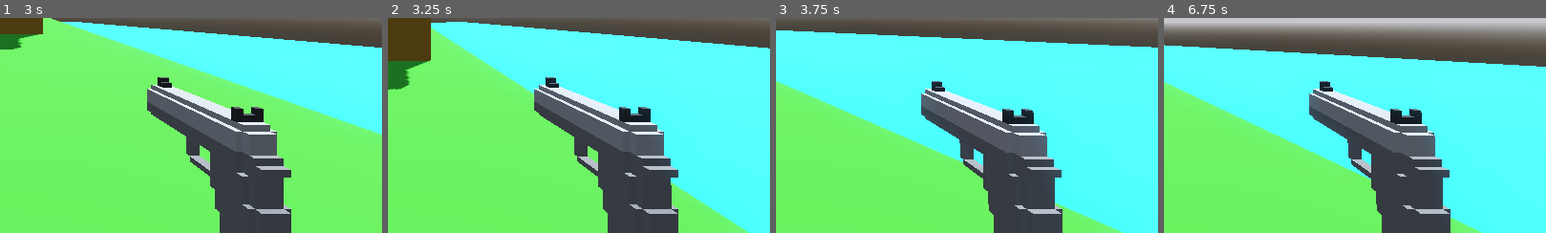
Above: before the commit, frames 1-4 (left to right).
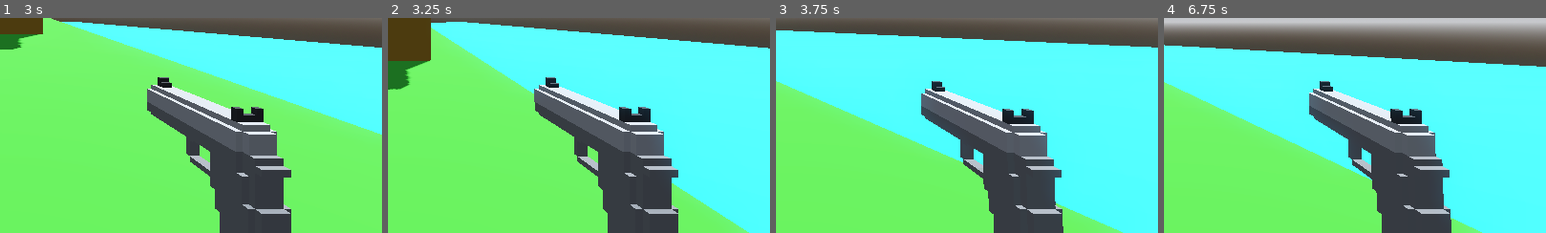
Above: after the commit, the same moments.

Repository: qdanq/Battle-duo
Game: Godot game, scene res://world.tscn
The game is run twice, just before and just after one commit, with the same random seed, the same clock (stepped at 60 frames per second) and the same inputs.
Inputs (mouse positions are % of the whole screen's width and height, from its top left):
- Up to frame 1 (3 s): tap Enter (ui_accept) at 0.5, 0.77, 1.52 s; move the mouse to (55, 50) at 0.52 s; press the mouse at (55, 50) at 0.53 s; hold Up (ui_up) from 0.53 s (still down); move the mouse to (45, 50) at 1.27 s; release the mouse at (45, 50) at 1.28 s; click (45, 50) at 1.35 s; move the mouse to (52, 48) at 2.02 s; press the mouse at (52, 48) at 2.03 s; move the mouse to (49, 52) at 2.77 s; release the mouse at (49, 52) at 2.78 s; click (49, 52) at 2.85 s
- Up to frame 2 (3.25 s): keep holding Up (ui_up); tap Enter (ui_accept) at 3.02 s
- Up to frame 3 (3.75 s): keep holding Up (ui_up); move the mouse to (57, 51) at 3.52 s; press the mouse at (57, 51) at 3.53 s
- Up to frame 4 (6.75 s): tap Enter (ui_accept) at 3.77, 4.52, 6.02 s; move the mouse to (42, 49) at 4.27 s; release the mouse at (42, 49) at 4.28 s; click (42, 49) at 4.35 s; move the mouse to (51, 50) at 5.02 s; press the mouse at (51, 50) at 5.03 s; move the mouse to (46, 48) at 5.77 s; release Up (ui_up) at 5.78 s; release the mouse at (46, 48) at 5.78 s; hold Right (ui_right) 5.78-6.53 s; click (46, 48) at 5.85 s; move the mouse to (55, 50) at 6.52 s; press the mouse at (55, 50) at 6.53 s; hold Up (ui_up) from 6.53 s (still down)
The pictures show only the part of the screen within x 50-100%, y 50-100%; the shares and areas given below are measured in that part.

Frame 1 is identical in both runs. In frame 2, 0.1% of the frame differs, in the area x 38-76%, y 30-92%; in frame 3, 0.2%; in frame 4, 0.5%, in the area x 38-76%, y 29-100%.

Commit message:
Init animation in player script

Diff:
--- a/player.tscn
+++ b/player.tscn
@@ -7,6 +7,7 @@
 script/source = "extends CharacterBody3D
 
 @onready var camera = $Camera3D
+@onready var anim_player = $AnimationPlayer
 
 const SPEED = 13.0
 const JUMP_VELOCITY = 8.0
@@ -42,6 +43,11 @@
 	else:
 		velocity.x = move_toward(velocity.x, 0, SPEED)
 		velocity.z = move_toward(velocity.z, 0, SPEED)
+
+	if input_dir != Vector2.ZERO and is_on_floor():
+		anim_player.play(\"move\")
+	else:
+		anim_player.play(\"idle\")
 
 	move_and_slide()
 "
@@ -180,6 +186,7 @@
 
 [node name="AnimationPlayer" type="AnimationPlayer" parent="."]
 autoplay = "idle"
+playback_default_blend_time = 0.05
 libraries = {
 "": SubResource("AnimationLibrary_ogk01")
 }
